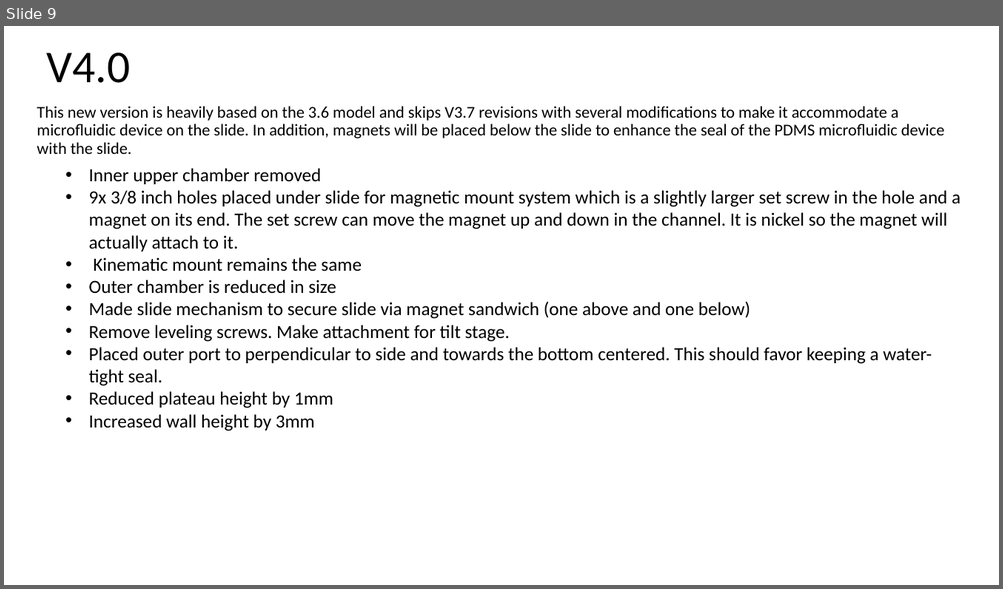
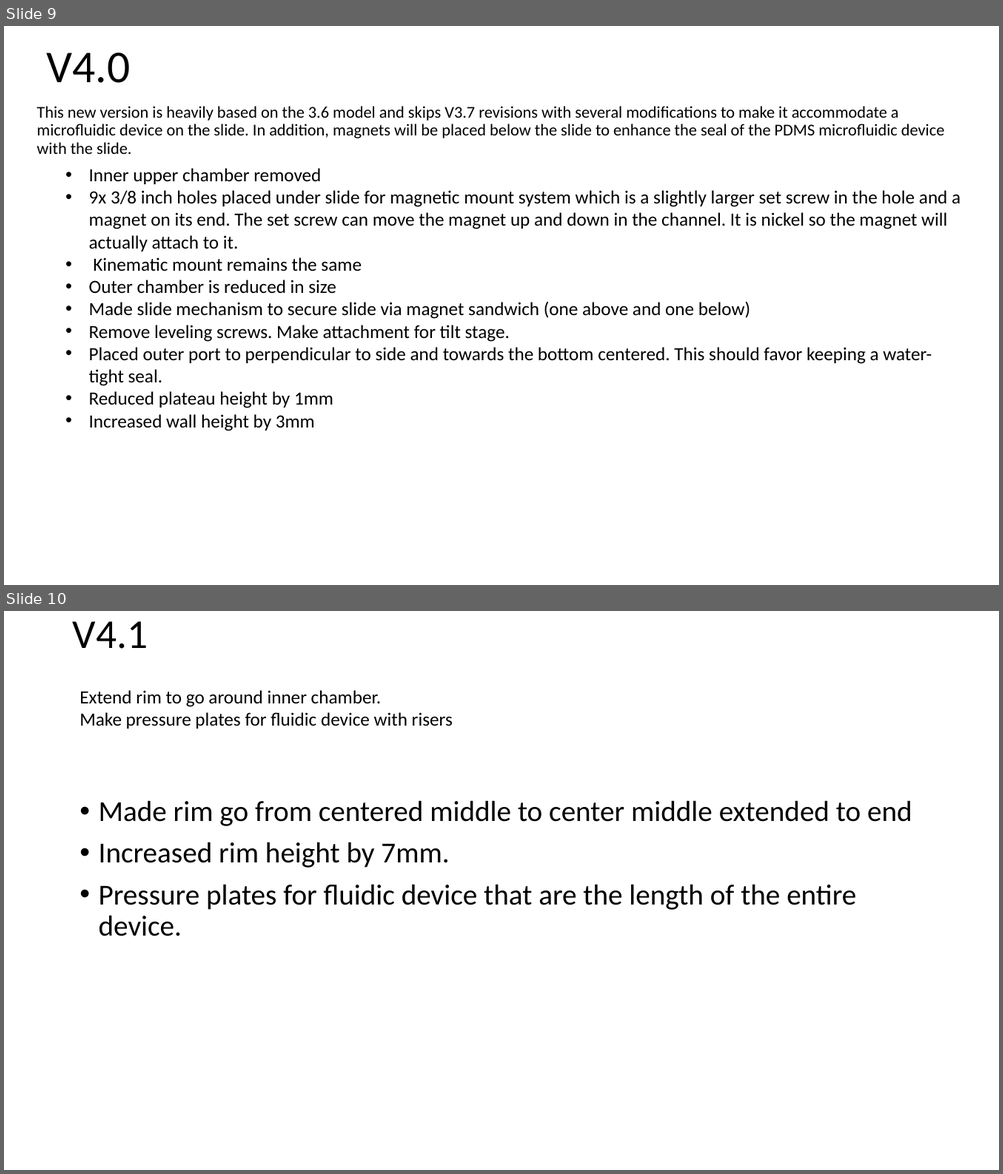
Before and after one commit to mdanderson03/SpectrePlex, a slide deck: 3D model/version logs and observations/Changelogs for Chamber for AutoCIF.pptx. Shown one above the other, each under a label of ours: slide 9 before the commit, slides 9 and 10 after it. The pictures are 1003x589 and 1003x1174 pixels, drawn with LibreOffice and Linux fonts; fonts in the diff are those of the drawing. Boxes give left, top, right and bottom in pixels: in the first picture for what was removed or moved away, otherwise in the second. Text is boxed around its words. In the diff, an @@ line names an element or a change of style, - is before the commit and + after.

Commit message:
V4.1 chamber
made V4.1 chamber, design log and printed file

```diff
--- a/3D model/version logs and observations/Changelogs for Chamber for AutoCIF.pptx
+++ b/3D model/version logs and observations/Changelogs for Chamber for AutoCIF.pptx
@@ slide 10 added at (4, 611, 999, 1170), background #FFFFFF @@
@@ title added at (73, 621, 148, 649), 39.6 pt, text #000000 @@
+V4.1
@@ text added at (79, 690, 452, 729), 18 pt, text #000000 @@
+Extend rim to go around inner chamber.
+Make pressure plates for fluidic device with risers
@@ text added at (99, 800, 912, 937), 28 pt, text #000000 @@
+• Made rim go from centered middle to center middle extended to end
+• Increased rim height by 7mm.
+• Pressure plates for fluidic device that are the length of the entire device.
```
Also in this commit, not shown: 6 other files.
